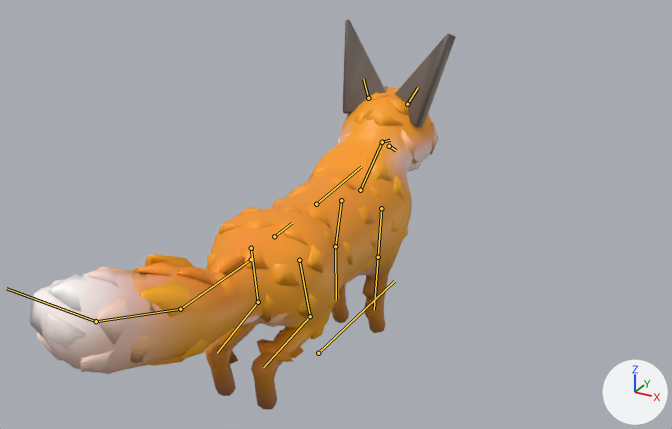
The glTF model game/art/models/battle/red_fox.glb, before and after one commit.
The view is the same before and after, from a 50 mm camera at (0.836, -1.446, 1.136) aimed at (0.082, -0.075, 0.451). Arrows for +X, +Y and +Z are at lower right; the lights stay in place. The older version comes first. Both versions are drawn at frame 9 of the action 'victory'; the numbers are the values there. The bones that change, and the others that lie on the model, are drawn over the model as lines.

Names of what the first picture shows: 'red_fox_movie'.
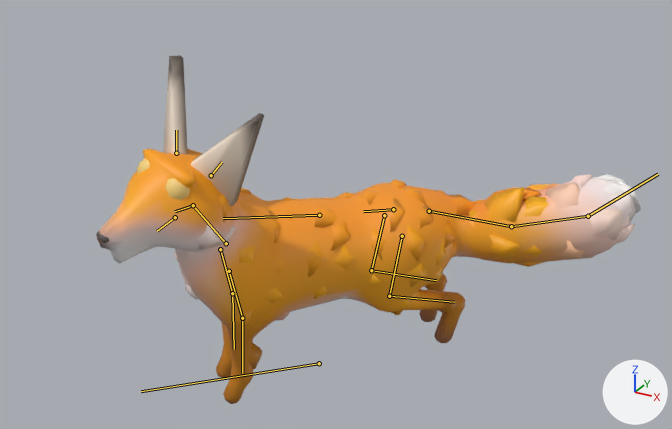
Location of each change, [x1, y1, x2, y2] in pixels of the pictures (672 x 429 px):
'red_fox_movie', posed (28% wider, 10% shorter)
    before: [30, 20, 456, 409]
    after: [96, 55, 641, 404]
bone 'root', root to tip
    before: (318, 353) to (394, 281)
    after: (319, 363) to (141, 391)
bone 'neck', root to tip
    before: (360, 190) to (382, 142)
    after: (226, 243) to (193, 205)
bone 'head', root to tip
    before: (382, 142) to (390, 140)
    after: (193, 205) to (175, 211)
bone 'ear.L', root to tip
    before: (368, 98) to (363, 79)
    after: (211, 175) to (222, 162)
bone 'ear.R', root to tip
    before: (407, 104) to (418, 87)
    after: (176, 153) to (176, 130)
bone 'fl_lower.L', root to tip
    before: (335, 246) to (336, 299)
    after: (242, 318) to (242, 373)
bone 'fl_lower.R', root to tip
    before: (378, 257) to (374, 310)
    after: (232, 293) to (234, 349)
bone 'tail1', root to tip
    before: (251, 259) to (180, 309)
    after: (429, 211) to (511, 226)
bone 'tail2', root to tip
    before: (180, 309) to (96, 321)
    after: (511, 226) to (588, 216)
bone 'tail3', root to tip
    before: (96, 321) to (6, 288)
    after: (588, 216) to (658, 174)
bone 'hl_lower.L', root to tip
    before: (258, 302) to (217, 353)
    after: (389, 296) to (454, 302)
bone 'hl_lower.R', root to tip
    before: (310, 316) to (263, 367)
    after: (371, 270) to (436, 280)

What the commit changed:
Bone 'root' (bone_root) moves from (0.0, 0.0, 0.087) to (0.0, 0.0, 0.062).
Bone 'root' (bone_root) turns from (0, 0, 0) to (0, 0, 135) degrees about its own x, y and z.
Bone 'neck' (bone_neck) turns from (-12, 0, 0) to (9, 0, 17) degrees about its own x, y and z.
Bone 'head' (bone_head) turns from (8, 0, 0) to (6, 0, 20) degrees about its own x, y and z.
Bone 'ear.L' (bone_ear_l) turns from (-11, 0, 10) to (-9, 0, 16) degrees about its own x, y and z.
Bone 'ear.R' (bone_ear_r) turns from (-11, 0, -14) to (-9, 0, 0) degrees about its own x, y and z.
Bone 'fl_lower.L' (bone_fl_lower_l) turns from (-28, 0, 0) to (-24, 0, 0) degrees about its own x, y and z.
Bone 'fl_lower.R' (bone_fl_lower_r) turns from (-28, 0, 0) to (-24, 0, 0) degrees about its own x, y and z.
Bone 'tail1' (bone_tail1) turns from (-20, 0, 12) to (-20, 0, 29) degrees about its own x, y and z.
Bone 'tail2' (bone_tail2) turns from (-20, 0, 12) to (-20, 0, 13) degrees about its own x, y and z.
Bone 'tail3' (bone_tail3) turns from (-20, 0, 12) to (-20, 0, -10) degrees about its own x, y and z.
Bone 'hl_lower.L' (bone_hl_lower_l) turns from (-12, 0, 0) to (-8, 0, 0) degrees about its own x, y and z.
Bone 'hl_lower.R' (bone_hl_lower_r) turns from (-12, 0, 0) to (-8, 0, 0) degrees about its own x, y and z.
